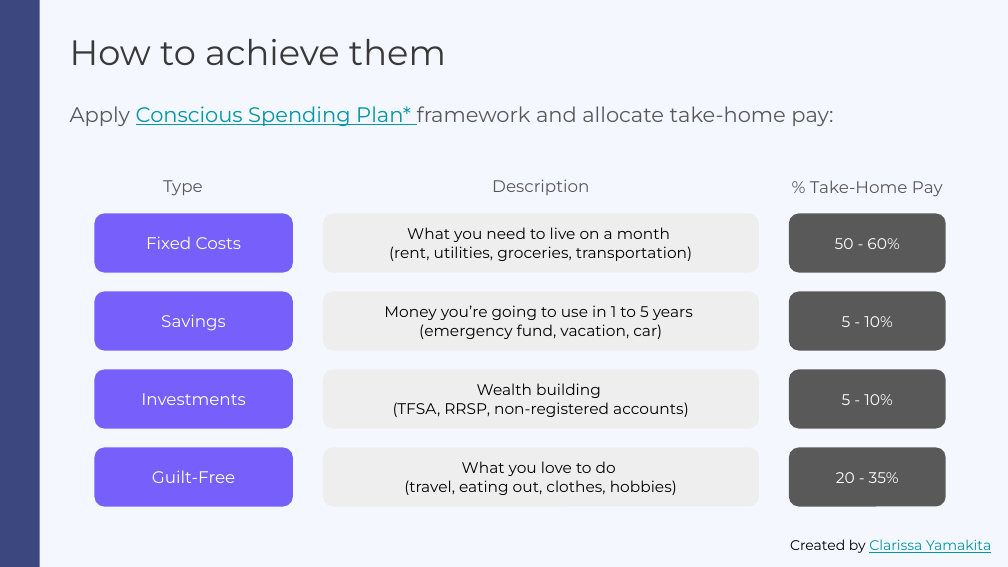
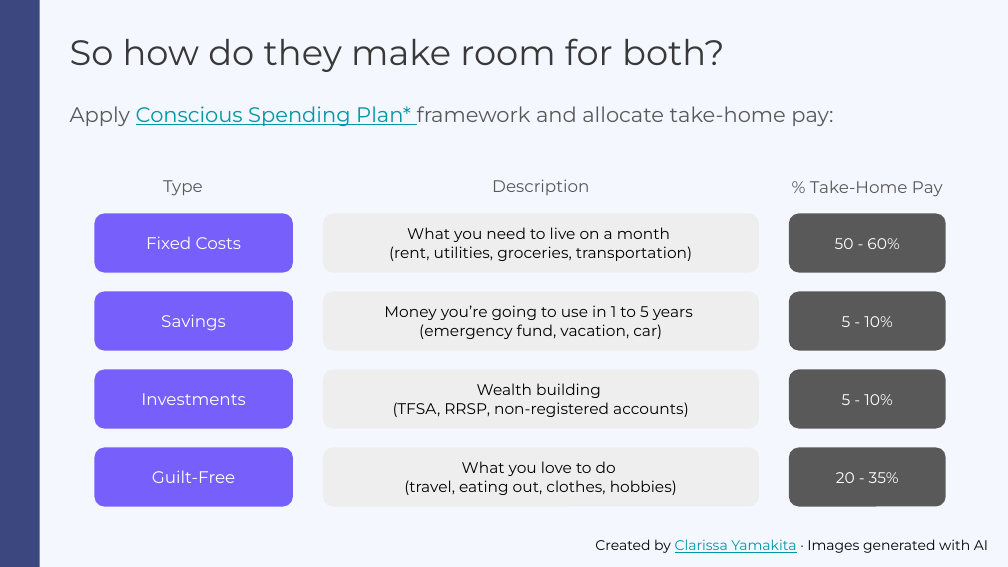
Before and after one commit to clayamakita/personal_finances, a slide deck: slide 3 of assets/Personal Finances - Slide Deck.pptx (slide 4 before the commit). Drawn at 1008x567 pixels with LibreOffice and Linux fonts; fonts in the diff are those of the drawing. Boxes give left, top, right and bottom in pixels: in the first picture for what was removed or moved away, otherwise in the second. Text is boxed around its words. In the diff, an @@ line names an element or a change of style, - is before the commit and + after.

Commit message:
Updated slide deck file
Updated slide deck file with adjustments to narrative focusing on problem to be solved. Other small adjustments to wording on the slides. Inclusion of one last slide to file.

```diff
--- a/assets/Personal Finances - Slide Deck.pptx
+++ b/assets/Personal Finances - Slide Deck.pptx
@@ title at box(70, 38, 725, 72): text changed @@
-How to achieve them
+So how do they make room for both?
@@ text at box(595, 539, 988, 553): text changed; text colour #0097A7 to #000000 @@
-Created by Clarissa Yamakita
+Created by Clarissa Yamakita · Images generated with AI
```
Also in this commit, not shown: 11 other slides changed, 1 slide added.
